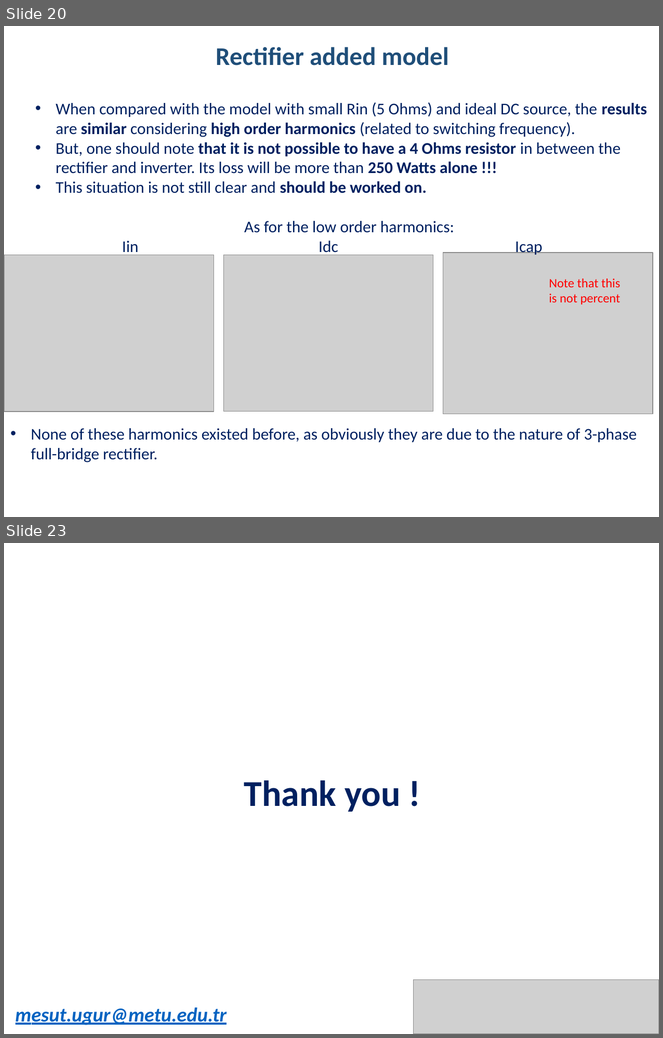
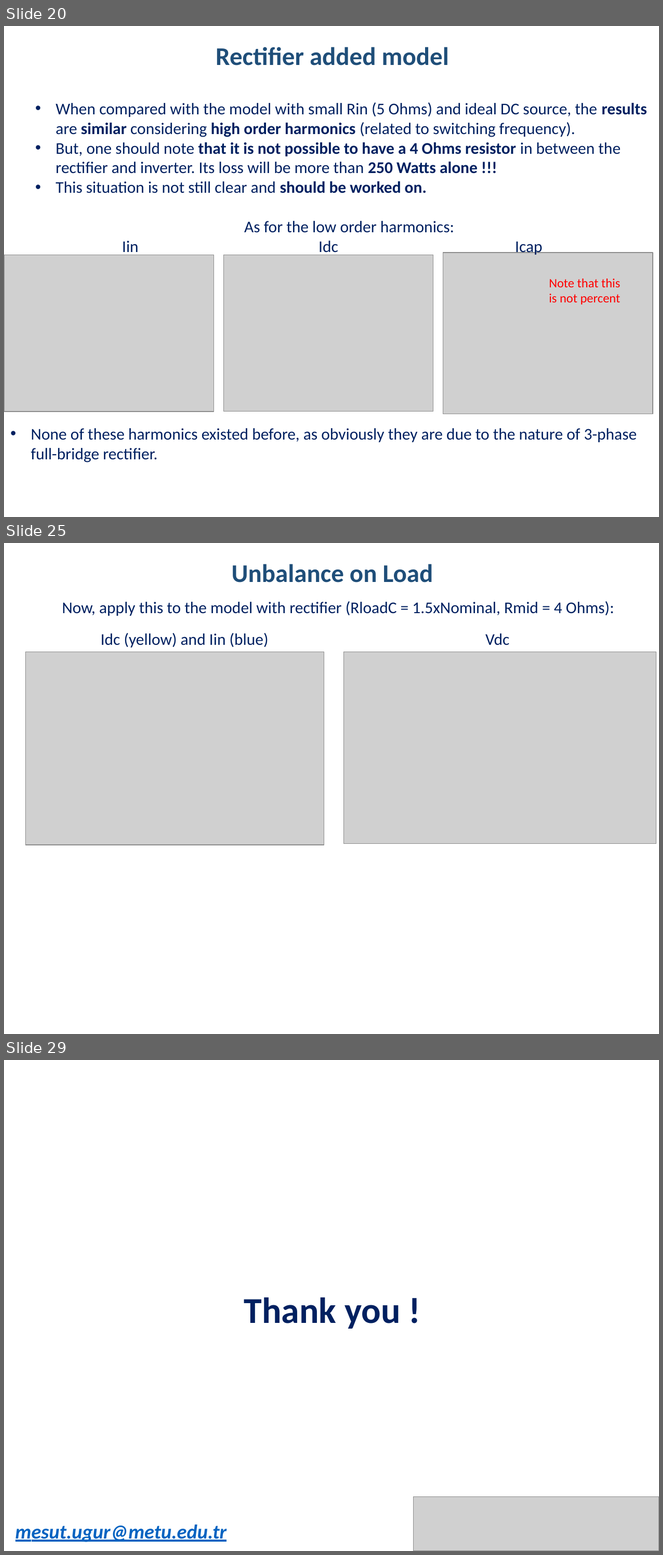
Before and after one commit to hakanpolat/IMMD, a slide deck: Simulation/dcbusmodelwrapup/immd_dcbusmodelwrapup.pptx. Shown one above the other, each under a label of ours: slides 20 and 23 before the commit, slides 20, 25 and 29 after it; the slides between them are not shown. The pictures are 663x1038 and 663x1555 pixels, drawn with LibreOffice and Linux fonts; fonts in the diff are those of the drawing; grey boxes stand for pictures. Boxes give left, top, right and bottom in pixels: in the first picture for what was removed or moved away, otherwise in the second. Text is boxed around its words. In the diff, an @@ line names an element or a change of style, - is before the commit and + after.

Commit message:
Tek modülde load unbalance olması durumu incelendi. Yavaş yavaş seri-paralel ve interleaving senaryolarına geçilecek.

```diff
--- a/Simulation/dcbusmodelwrapup/immd_dcbusmodelwrapup.pptx
+++ b/Simulation/dcbusmodelwrapup/immd_dcbusmodelwrapup.pptx
@@ slide 25 added at [4, 543, 659, 1034], background #FFFFFF @@
@@ text added at [232, 564, 434, 583], 28 pt, text #1F4E79, bold @@
+Unbalance on Load
@@ text added at [62, 601, 614, 616], 18 pt, text #002060 @@
+Now, apply this to the model with rectifier (RloadC = 1.5xNominal, Rmid = 4 Ohms):
@@ text added at [101, 633, 269, 648], 18 pt, text #002060 @@
+Idc (yellow) and Iin (blue)
@@ text added at [486, 633, 509, 645], 18 pt, text #002060 @@
+Vdc
@@ picture added at [26, 652, 324, 845] @@
@@ picture added at [344, 652, 657, 844] @@
@@ what was slide 23 is now slide 29 @@
```
Also in this commit, not shown: 1 slide changed, 6 other slides added, 1 slide removed, 5 other files.
